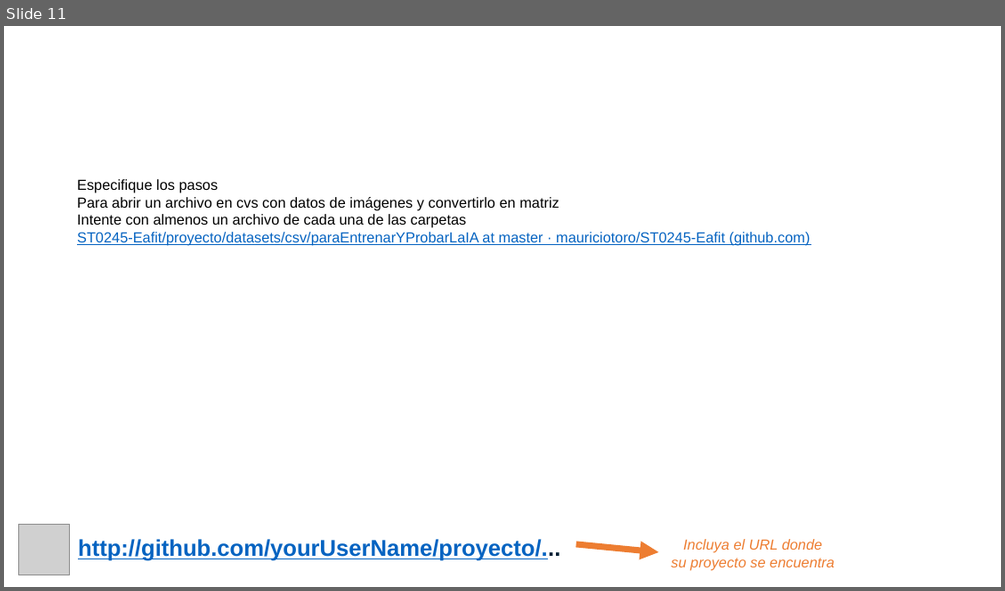
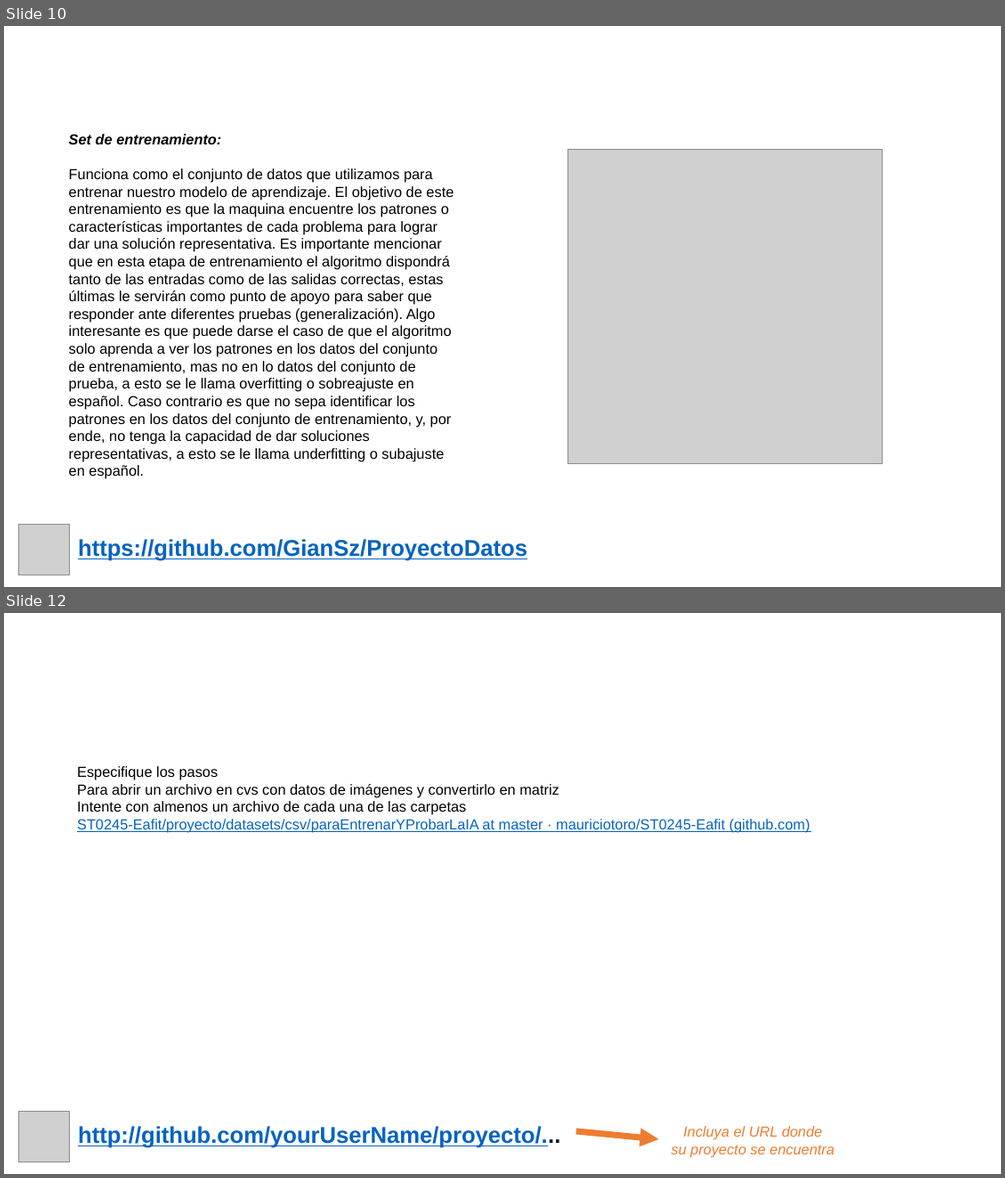
Before and after one commit to GianSz/ProyectoDatos, a slide deck: Presentacion/Presentación Proyecto.pptx. Shown one above the other, each under a label of ours: slide 11 before the commit, slides 10 and 12 after it; the slides between them are not shown. The pictures are 1005x591 and 1005x1178 pixels, drawn with LibreOffice and Linux fonts; fonts in the diff are those of the drawing; grey boxes stand for pictures; background and template pictures are left out. Boxes give left, top, right and bottom in pixels: in the first picture for what was removed or moved away, otherwise in the second. Text is boxed around its words. In the diff, an @@ line names an element or a change of style, - is before the commit and + after.

Commit message:
19/11/2021 5:39 p.m
Actualización del documento powerPoint. Tema de conjuntos agregado.

Gian Paul Sánchez.

```diff
--- a/Presentacion/Presentación Proyecto.pptx
+++ b/Presentacion/Presentación Proyecto.pptx
@@ slide 10 added at [4, 26, 1001, 587], background picture (left out) @@
@@ text added at [69, 134, 453, 479], 14 pt, text #000000 @@
+Set de entrenamiento:
+Funciona como el conjunto de datos que utilizamos para entrenar nuestro modelo de aprendizaje. El objetivo de este entrenamiento es que la maquina encuentre los patrones o características importantes de cada problema para lograr dar una solución representativa. Es importante mencionar que en esta etapa de entrenamiento el algoritmo dispondrá tanto de las entradas como de las salidas correctas, estas últimas le servirán como punto de apoyo para saber que responder ante diferentes pruebas (generalización). Algo interesante es que puede darse el caso de que el algoritmo solo aprenda a ver los patrones en los datos del conjunto de entrenamiento, mas no en lo datos del conjunto de prueba, a esto se le llama overfitting o sobreajuste en español. Caso contrario es que no sepa identificar los patrones en los datos del conjunto de entrenamiento, y, por ende, no tenga la capacidad de dar soluciones representativas, a esto se le llama underfitting o subajuste en español.
@@ picture added at [568, 150, 882, 464] @@
@@ picture added at [19, 524, 70, 575] @@
@@ text added at [78, 539, 527, 561], 22 pt, text #0563C1, bold, underline @@
+https://github.com/GianSz/ProyectoDatos
@@ what was slide 11 is now slide 12 @@
```
Also in this commit, not shown: 1 other slide added, 1 slide removed.
